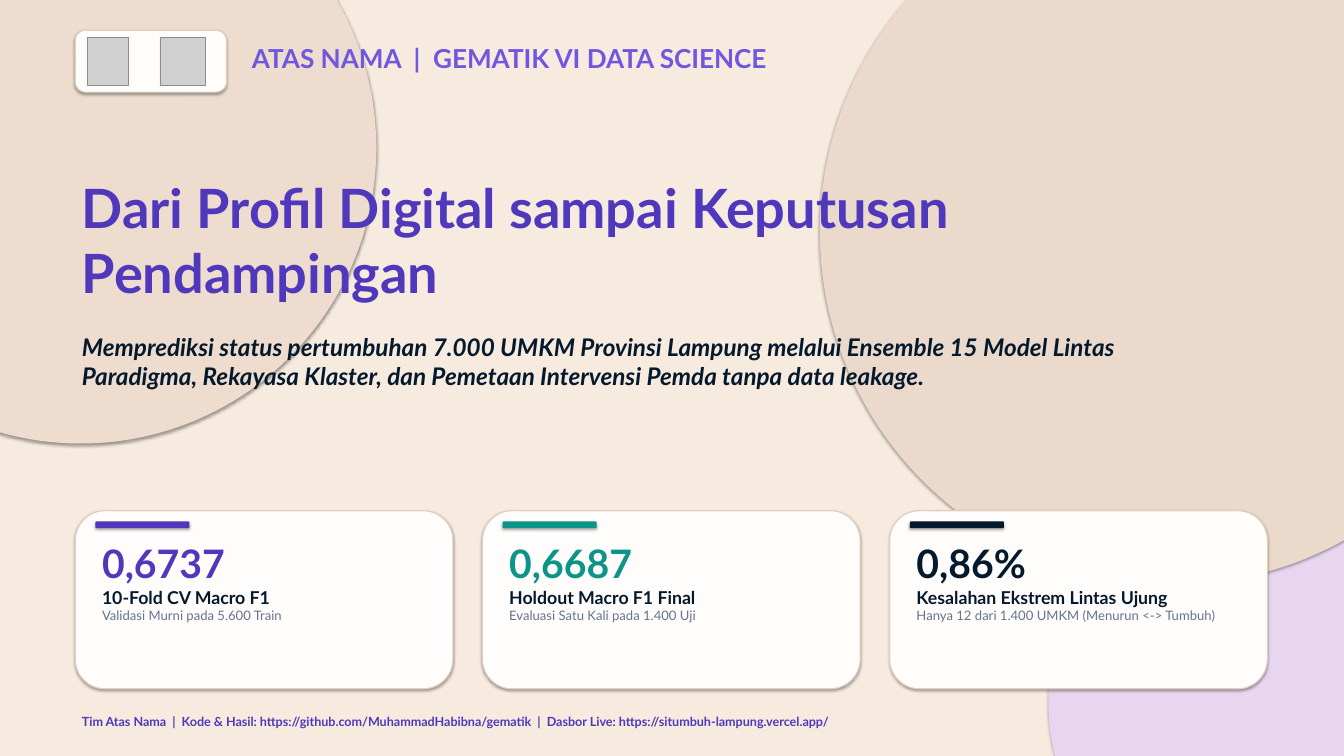
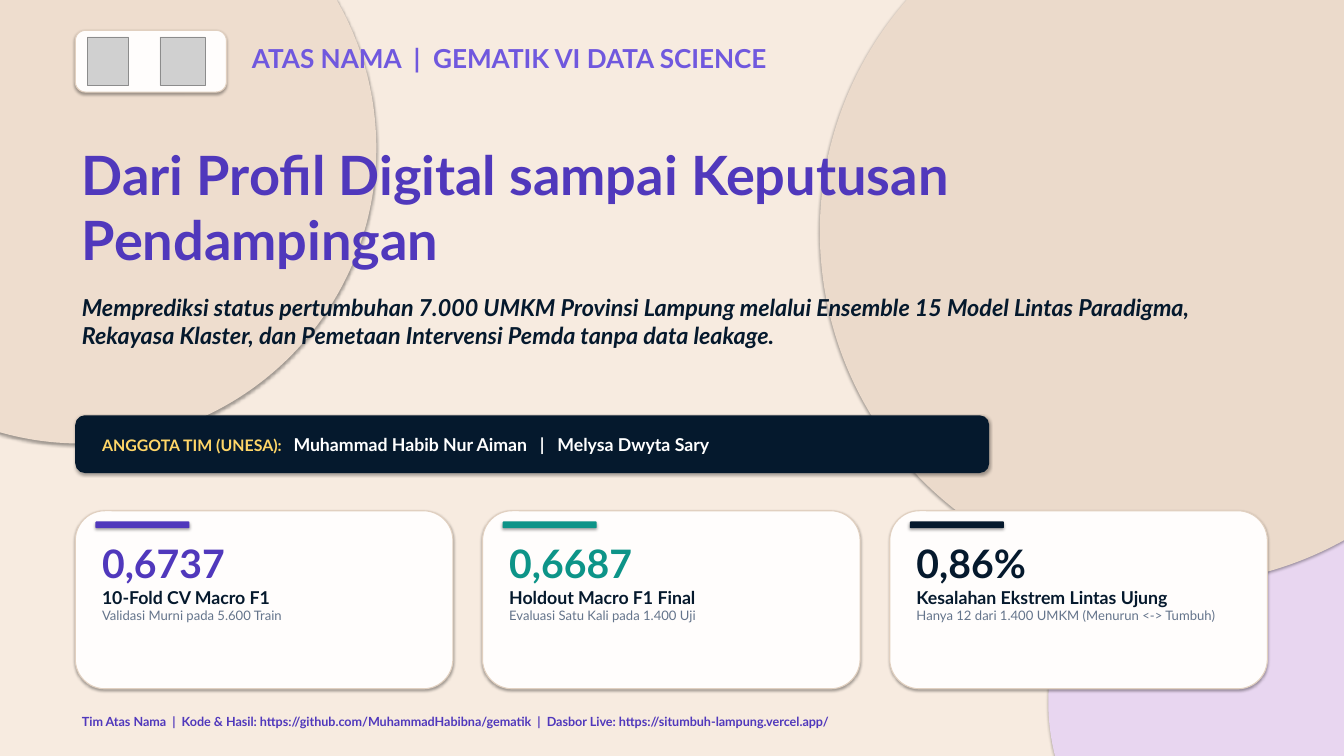
Before and after one commit to MuhammadHabibna/gematik, a slide deck: slide 1 of Atas_Nama_Presentasi_Final.pptx. Drawn at 1344x756 pixels with LibreOffice and Linux fonts; fonts in the diff are those of the drawing; grey boxes stand for pictures. Boxes give left, top, right and bottom in pixels: in the first picture for what was removed or moved away, otherwise in the second. Text is boxed around its words. In the diff, an @@ line names an element or a change of style, - is before the commit and + after.

Commit message:
Add team member names (Habib & Melysa) to cover and closing slides

```diff
--- a/Atas_Nama_Presentasi_Final.pptx
+++ b/Atas_Nama_Presentasi_Final.pptx
@@ text "Dari Profil Digital sampai Keputusan ..." rewrapped from <box>82,181,949,303</box> to <box>82,153,949,270</box> @@
@@ text "Memprediksi status pertumbuhan 7.000 UMKM ...": place and size @@
-text "Memprediksi status pertumbuhan 7.000 UMKM ..." at <box>82,335,1115,391</box>
+text "Memprediksi status pertumbuhan 7.000 UMKM ..." at <box>82,296,1189,349</box>
@@ text "Memprediksi status pertumbuhan 7.000 UMKM ..." at <box>82,296,1189,349</box>: size 26 to 25 pt @@
@@ rounded rectangle added at <box>75,415,989,473</box>, fill #05192D @@
@@ text added at <box>102,437,709,454</box>, 19 pt, text #FFFFFF, bold @@
+ANGGOTA TIM (UNESA): Muhammad Habib Nur Aiman | Melysa Dwyta Sary
```
Also in this commit, not shown: 1 other slide changed, 1 other file.
